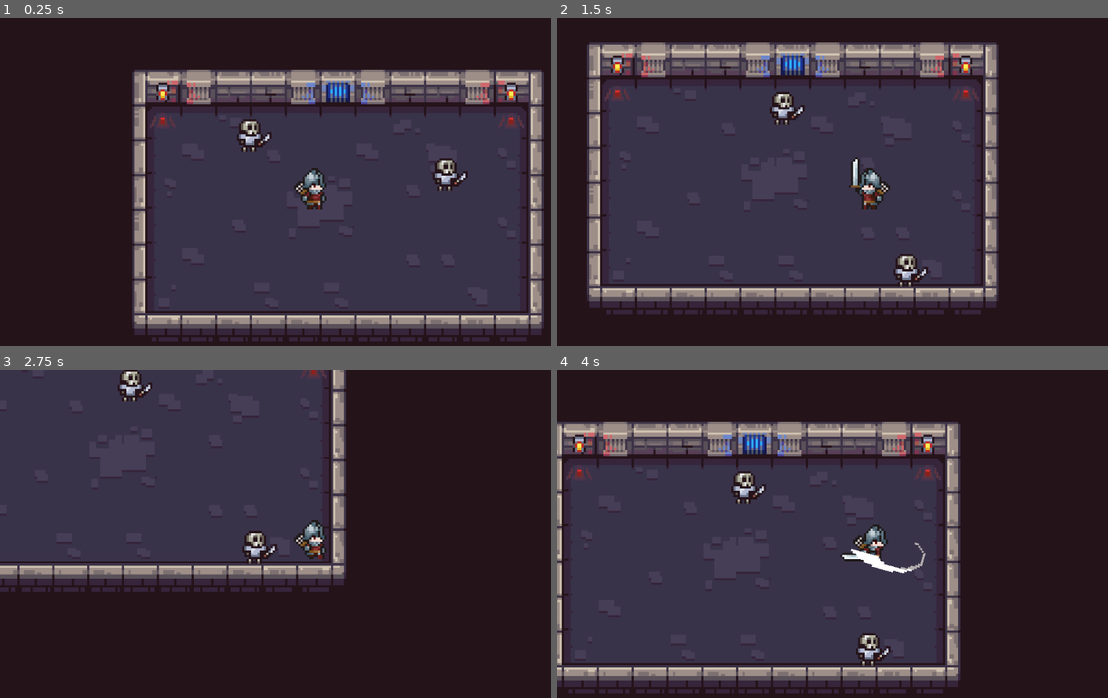
Above: before the commit, frames 1-4 (two rows, left to right).
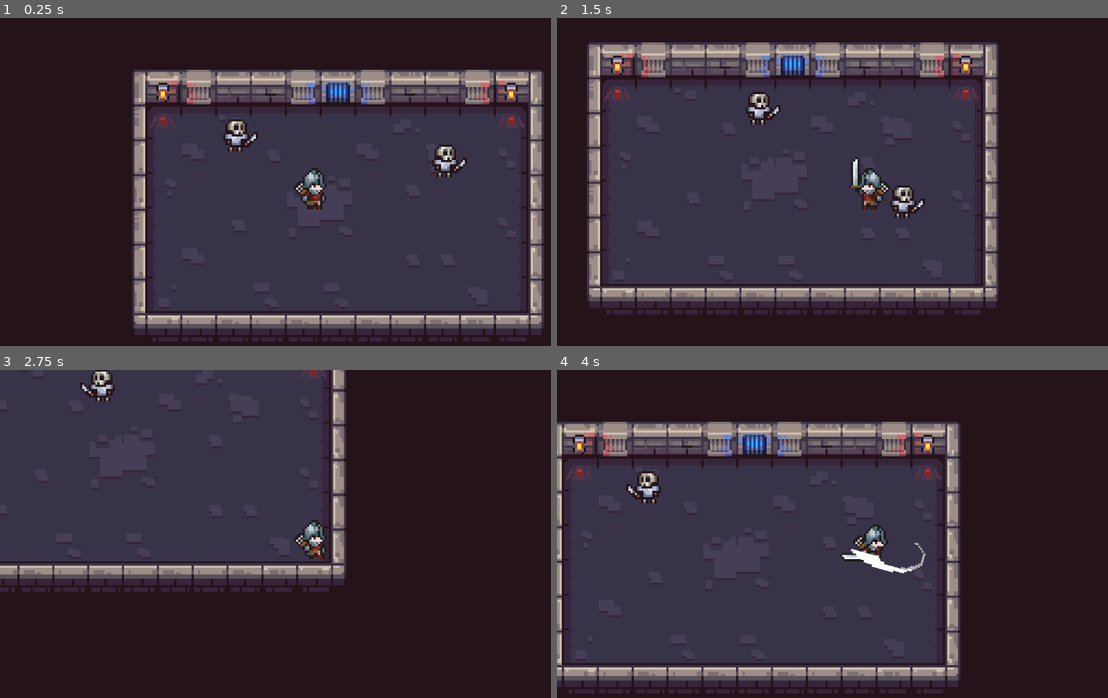
Above: after the commit, the same moments.

Repository: milanvlds259/spiritbound
Game: Godot game, scene res://main.tscn
Two runs of this game, one before a commit and one after it. Both use one fixed random seed, a clock stepped at 60 frames per second and the inputs below.
Inputs (mouse positions are in pixels of both pictures, inside the frame that each line leads up to):
- Up to frame 1 (0.25 s): no input
- Up to frame 2 (1.5 s): move the mouse to (1008, 175) at 0.52 s; hold Right (move_right) 0.53-1.28 s; click (1008, 175) at 0.6 s; move the mouse to (744, 211) at 1.27 s; hold Down (move_down) from 1.28 s (still down); click (744, 211) at 1.35 s
- Up to frame 3 (2.75 s): move the mouse to (374, 468) at 2.02 s; release Down (move_down) at 2.03 s; hold Right (move_right) from 2.03 s (still down); click (374, 468) at 2.1 s
- Up to frame 4 (4 s): move the mouse to (838, 616) at 2.77 s; release Right (move_right) at 2.78 s; hold W (move_up) 2.78-3.53 s; click (838, 616) at 2.85 s; move the mouse to (1058, 599) at 3.52 s; hold Left (move_left) from 3.53 s (still down); click (1058, 599) at 3.6 s

The runs differ from the first frame. In frame 1, 1.1% of the frame differs, in the area x 40-85%, y 30-53%; in frame 2, 1.5%, in the area x 34-68%, y 22-82%; in frame 3, 1.2%; in frame 4, 1.2%.
Error before the commit: Trying to assign value of type 'Sprite2D' to a variable of type 'AnimatedSprite2D'. (res://Scripts/Enemy_Component_Scripts/enemy.gd:12)

Commit message:
can now kill enemies

Diff:
--- a/Enemies/enemy.tscn
+++ b/Enemies/enemy.tscn
@@ -1,10 +1,7 @@
-[gd_scene load_steps=9 format=3 uid="uid://dr1r1xj2pim7r"]
+[gd_scene load_steps=6 format=3 uid="uid://dr1r1xj2pim7r"]
 
 [ext_resource type="Script" path="res://Scripts/Enemy_Component_Scripts/enemy.gd" id="1_cr3e4"]
 [ext_resource type="Texture2D" uid="uid://bqfjtuiydirrw" path="res://Assets/Sprites/Dungeon_Enemy_v3.png" id="1_jy1n3"]
-[ext_resource type="Script" path="res://Scripts/Enemy_Component_Scripts/marker_movement_ai.gd" id="3_2leit"]
-[ext_resource type="Script" path="res://Scripts/Enemy_Component_Scripts/health_c.gd" id="4_m2qfw"]
-[ext_resource type="Script" path="res://Scripts/Enemy_Component_Scripts/hurt_c.gd" id="5_7sw3y"]
 
 [sub_resource type="RectangleShape2D" id="RectangleShape2D_uv6dy"]
 size = Vector2(22.5, 17.5)
@@ -34,7 +31,7 @@
 
 [node name="HitBox" type="Area2D" parent="."]
 position = Vector2(6, 5)
-collision_layer = 0
+collision_layer = 4
 collision_mask = 4
 
 [node name="CollisionShape2D" type="CollisionShape2D" parent="HitBox"]
@@ -51,17 +48,3 @@
 position = Vector2(-6, 4)
 scale = Vector2(20, 20)
 shape = SubResource("CircleShape2D_p5hoi")
-
-[node name="HealthComponent" type="Node" parent="." node_paths=PackedStringArray("hurt_comp")]
-script = ExtResource("4_m2qfw")
-hurt_comp = NodePath("../HurtBoxC")
-
-[node name="HurtBoxC" type="Node" parent="." node_paths=PackedStringArray("area2D")]
-script = ExtResource("5_7sw3y")
-area2D = NodePath("../HitBox")
-
-[node name="MarkerMovementAIC" type="Node" parent="." node_paths=PackedStringArray("health_comp", "hurt_comp")]
-script = ExtResource("3_2leit")
-limit = 10.0
-health_comp = NodePath("../HealthComponent")
-hurt_comp = NodePath("../HurtBoxC")
--- a/Scripts/Enemy_Component_Scripts/enemy.gd
+++ b/Scripts/Enemy_Component_Scripts/enemy.gd
@@ -9,61 +9,63 @@
 @export var marker_end_point: Marker2D = null  # Drag a Marker2D node here if available.
 @export var marker_limit: float = 0.5           # When to change movement direction
 
-@onready var animations: AnimatedSprite2D = $Sprite2D
+@onready var sprite: Sprite2D = $Sprite2D
 @onready var hurt_area: Area2D = $HitBox         # The Area2D used for taking damage
 
 var start_position: Vector2
 var end_position: Vector2
 
 func _ready() -> void:
-    # Connect the hurt area's signal for collision detection.
-    if hurt_area:
-        hurt_area.body_entered.connect(_on_hurt_body_entered)
-    # Initialize marker movement positions.
-    start_position = position
-    if marker_end_point:
-        end_position = marker_end_point.global_position
-    else:
-        end_position = start_position + Vector2(0, 32)
+	# Connect the hurt area's signal for collision detection.
+	if hurt_area:
+		hurt_area.area_entered.connect(_on_hurt_area_entered)
+	# Initialize marker movement positions.
+	start_position = position
+	if marker_end_point:
+		end_position = marker_end_point.global_position
+	else:
+		end_position = start_position + Vector2(0, 32)
 
 func _process(_delta: float) -> void:
-    updateAnimations()
+	updateAnimations()
 
 func _physics_process(_delta: float) -> void:
-    update_marker_velocity()
-    move_and_slide()
+	update_marker_velocity()
+	move_and_slide()
 
 func updateAnimations() -> void:
-    if velocity.x > 0:
-        animations.flip_h = false
-    elif velocity.x < 0:
-        animations.flip_h = true
+	if velocity.x > 0:
+		sprite.flip_h = false
+	elif velocity.x < 0:
+		sprite.flip_h = true
 
 func update_marker_velocity() -> void:
-    # Marker-based movement: enemy moves between start_position and end_position.
-    var move_direction: Vector2 = (end_position - position)
-    if move_direction.length() < marker_limit:
-        _change_marker_direction()
-    # Set velocity in the direction toward the active target position.
-    velocity = move_direction.normalized() * speed
+	# Marker-based movement: enemy moves between start_position and end_position.
+	var move_direction: Vector2 = (end_position - position)
+	if move_direction.length() < marker_limit:
+		_change_marker_direction()
+	# Set velocity in the direction toward the active target position.
+	velocity = move_direction.normalized() * speed
 
 func _change_marker_direction() -> void:
-    # Swap start and end positions.
-    var temp: Vector2 = end_position
-    end_position = start_position
-    start_position = temp
+	# Swap start and end positions.
+	var temp: Vector2 = end_position
+	end_position = start_position
+	start_position = temp
 
-func _on_hurt_body_entered(_body: Node) -> void:
-    # Called when the hurt area detects a body.
-    _on_damage_taken(1)
-    print(name)
+func _on_hurt_area_entered(area: Area2D) -> void:
+	# Check if the area is the player's attack hitbox (temporary)
+	if area.is_in_group("player_attack"):
+		print("Enemy hit by player's attack!")
+		queue_free()
+
 
 func _on_damage_taken(damage: int) -> void:
-    health -= damage
-    if health <= 0:
-        emit_signal("died")
-        disable()
+	health -= damage
+	if health <= 0:
+		emit_signal("died")
+		disable()
 
 func disable() -> void:
-    # Disable further physics processing (could also play a death animation, etc.).
-    set_physics_process(false)
+	# Disable further physics processing (could also play a death animation, etc.).
+	set_physics_process(false)
--- a/Scripts/player.gd
+++ b/Scripts/player.gd
@@ -10,6 +10,8 @@
 
 func _ready():
 	$PlayerSprite.animation_finished.connect(_on_AnimatedSprite2D_animation_finished)
+	$AttackEffect01/AttackEffectSprite.frame_changed.connect(_on_attack_effect_frame_changed)
+	$AttackEffect01/AttackHitbox.disabled = true
 
 func _physics_process(_delta):
 	handle_input()
@@ -82,6 +84,15 @@
 		$PlayerSprite.play("attack")
 		$AttackEffect01/AttackEffectSprite.play("attack01")
 
+func _on_attack_effect_frame_changed():
+	var current_frame = $AttackEffect01/AttackEffectSprite.frame
+	# If the current frame is where the attack should be active.
+	# Adjust the frame numbers (e.g. 3 and 4) as needed depending on your animation indexing.
+	if current_frame == 3 or current_frame == 4:
+		$AttackEffect01/AttackHitbox.disabled = false
+	else:
+		$AttackEffect01/AttackHitbox.disabled = true
+
 func update_animation():
 	if is_attacking:
 		return
--- a/main.tscn
+++ b/main.tscn
@@ -27,7 +27,7 @@
 marker_end_point = NodePath("Marker2D")
 
 [node name="Marker2D" type="Marker2D" parent="Enemy1"]
-position = Vector2(15, 346)
+position = Vector2(12, 266)
 
 [node name="Enemy2" parent="." node_paths=PackedStringArray("marker_end_point") instance=ExtResource("4_lnfp4")]
 position = Vector2(400, 250)
--- a/player.tscn
+++ b/player.tscn
@@ -25,7 +25,9 @@
 
 [node name="Camera2D" type="Camera2D" parent="."]
 
-[node name="AttackEffect01" type="Area2D" parent="."]
+[node name="AttackEffect01" type="Area2D" parent="." groups=["player_attack"]]
+collision_layer = 4
+collision_mask = 4
 
 [node name="AttackEffectSprite" type="AnimatedSprite2D" parent="AttackEffect01"]
 z_index = 1
